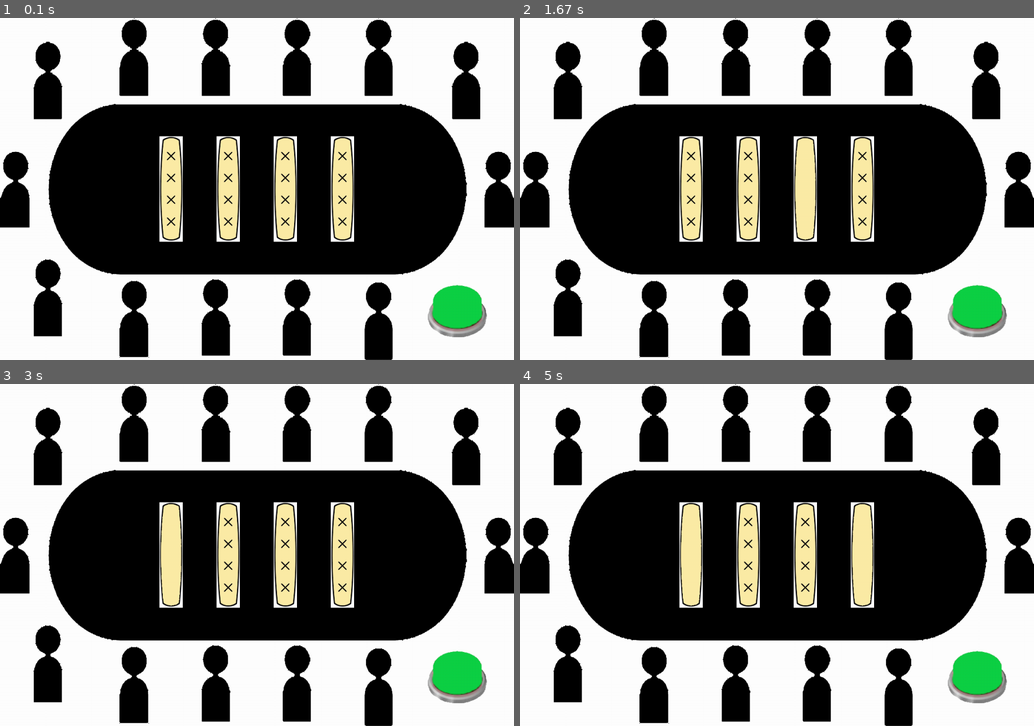
Above: before the commit, frames 1-4 (two rows, left to right).
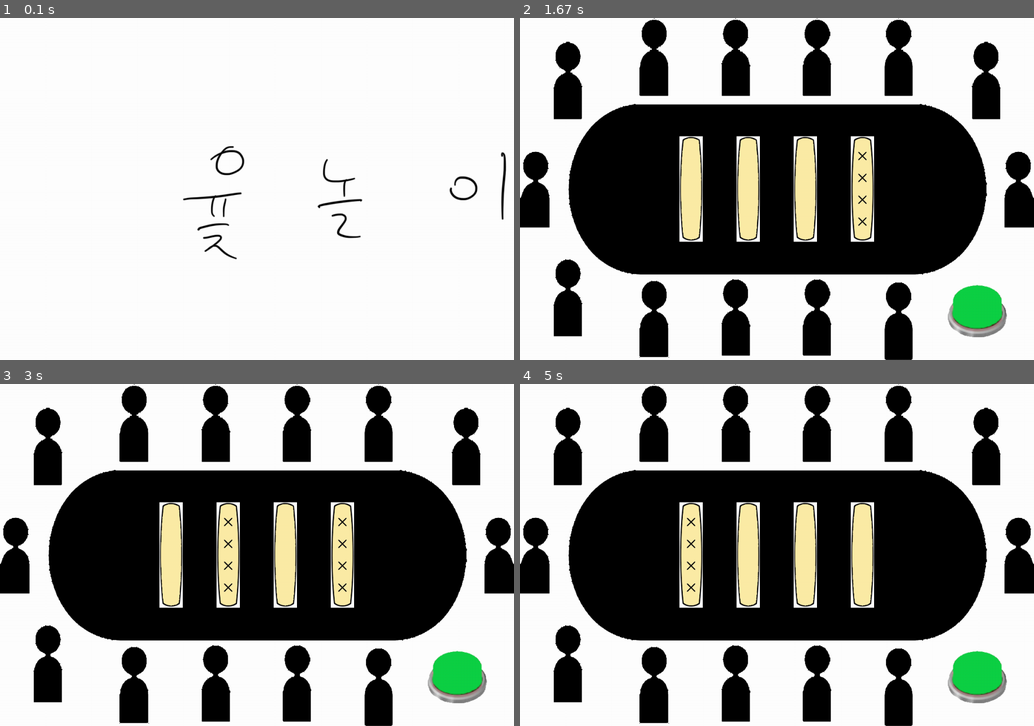
Above: after the commit, the same moments.

Repository: Castella99/pygameproject
Game: pygame game, started from main.py
Two runs of this game, one before a commit and one after it. Both use one fixed random seed, a clock stepped at 60 frames per second and the inputs below.
Inputs (mouse positions are in pixels of both pictures, inside the frame that each line leads up to):
- Up to frame 1 (0.1 s): no input
- Up to frame 2 (1.67 s): tap Space at 0.33 s; click (828, 264) at 0.72 s; click (838, 219) at 1.05 s; click (591, 178) at 1.38 s
- Up to frame 3 (3 s): click (241, 496) at 1.72 s; click (174, 442) at 2.05 s; click (61, 479) at 2.38 s; click (364, 493) at 2.72 s
- Up to frame 4 (5 s): click (622, 438) at 3.05 s; click (633, 592) at 3.38 s; click (699, 654) at 3.72 s; click (663, 493) at 4.05 s; click (674, 582) at 4.38 s; click (653, 466) at 4.72 s

The runs differ from the first frame. In frame 1, 52% of the frame differs, in the area x 0-100%, y 0-100%; in frame 2, 0.3%; in frame 3, 0.1%; in frame 4, 0.4%.

Commit message:
시작화면 추가

Diff:
--- a/Yut.py
+++ b/Yut.py
@@ -19,11 +19,14 @@
     button_y_pos = None
     push = False
     running = True
+    background = []
+    start = True
 
     def __init__(self):
         super().__init__()
         pygame.display.set_caption(("yut Game"))
-        self.background = pygame.image.load(self.path+"/background/table.png")
+        self.background.append(pygame.image.load(self.path+"/background/start.png"))
+        self.background.append(pygame.image.load(self.path+"/background/table.png"))
         self.yut1 = pygame.image.load(self.path+"/entity/yut1.png")
         self.yut2 = pygame.image.load(self.path+"/entity/yut3.png")
         self.yut_size = self.yut1.get_rect().size
@@ -38,7 +41,7 @@
         self.button_y_pos = (6 * self.screen_height / 7) - (self.button_height / 2)
 
     def redraw(self):
-        self.screen.blit(self.background, (0, 0))  # 배경 그리기
+        self.screen.blit(self.background[1], (0, 0))  # 배경 그리기
         if self.push:
             self.screen.blit(self.button1, (self.button_x_pos, self.button_y_pos))
         else:
--- a/main.py
+++ b/main.py
@@ -2,7 +2,20 @@
 import pygame
 
 yut = Yut.YutGame()
-while yut.running:
+while yut.start :
+    for event in pygame.event.get():
+        if event.type == pygame.QUIT:
+            yut.start = False
+            yut.running = False
+        if event.type == pygame.KEYDOWN:
+            if event.key == pygame.K_SPACE:
+                yut.start = False
+        if event.type == pygame.MOUSEBUTTONDOWN:
+            yut.start = False
+    yut.screen.blit(yut.background[0], (0,0))
+    pygame.display.update()
+
+while yut.running :
     for event in pygame.event.get():
         if event.type == pygame.QUIT:
             yut.running = False
Binary file added: background/start.PNG
